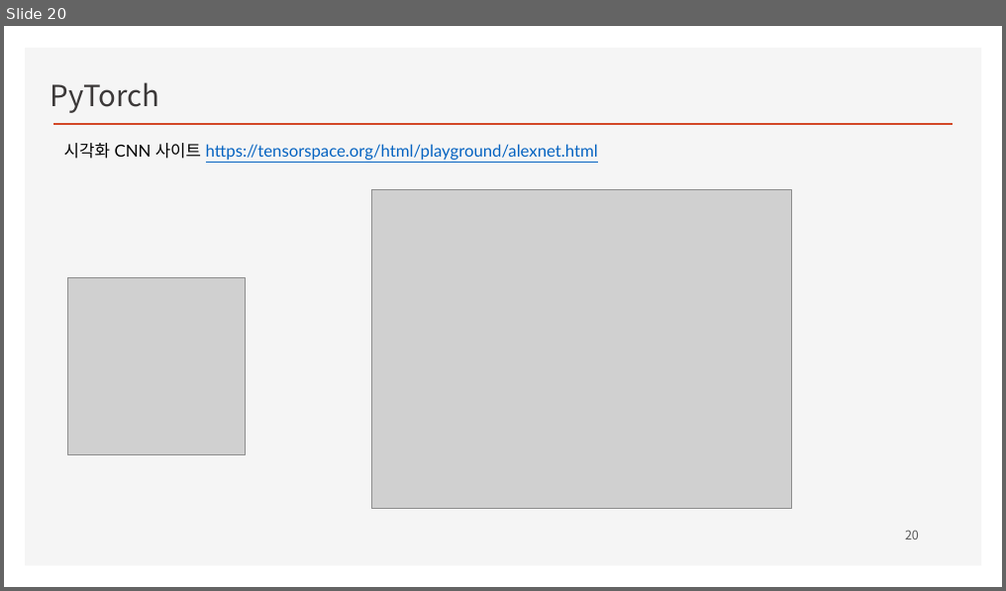
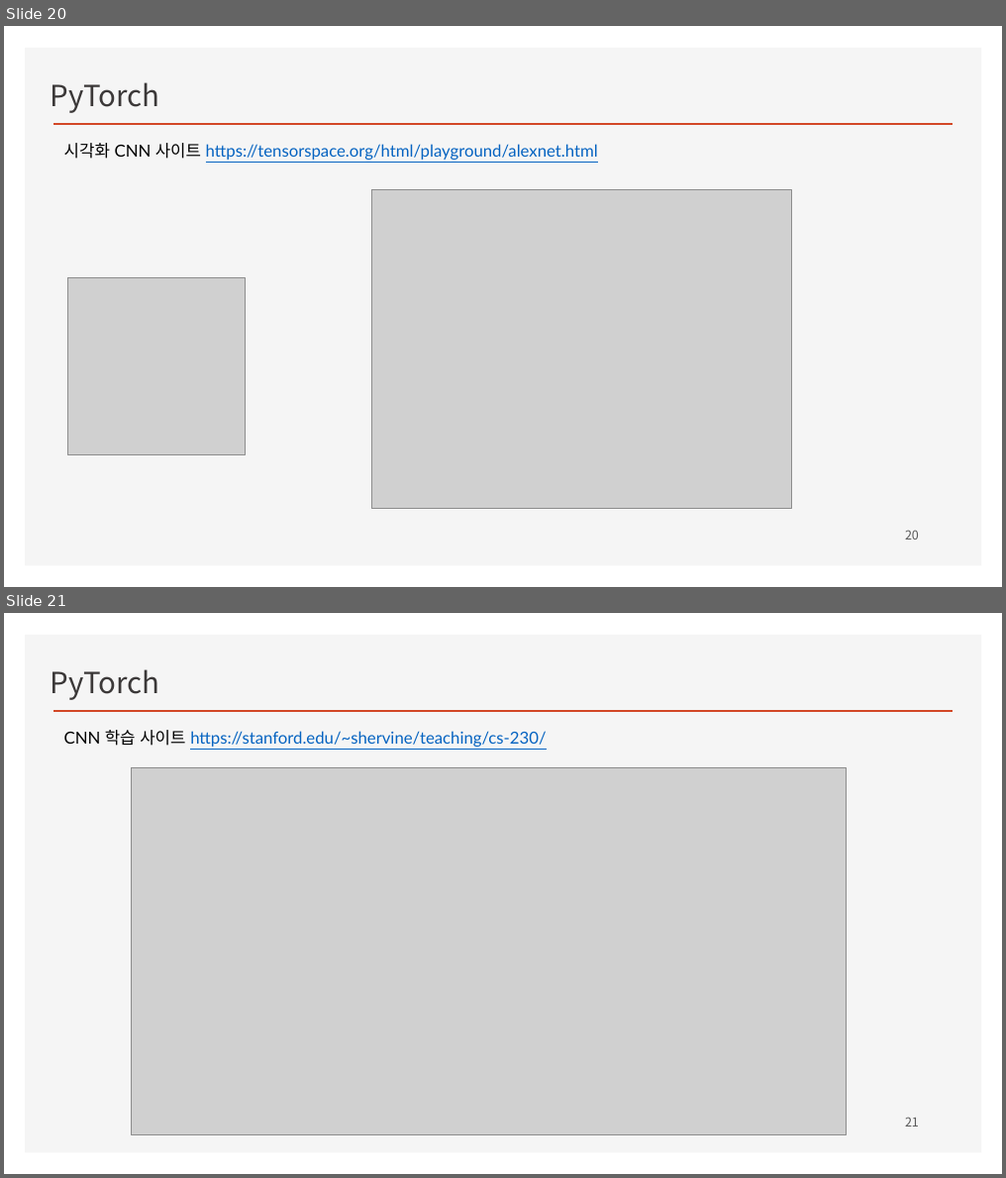
Before and after one commit to ancestor9/2026_Fall_Deep-Learning-with-Python, a slide deck: CNN/CNN.pptx. Shown one above the other, each under a label of ours: slide 20 before the commit, slides 20 and 21 after it. The pictures are 1006x591 and 1006x1178 pixels, drawn with LibreOffice and Linux fonts; fonts in the diff are those of the drawing; grey boxes stand for pictures; background and template pictures are left out. Boxes give left, top, right and bottom in pixels: in the first picture for what was removed or moved away, otherwise in the second. Text is boxed around its words. In the diff, an @@ line names an element or a change of style, - is before the commit and + after.

```diff
--- a/CNN/CNN.pptx
+++ b/CNN/CNN.pptx
@@ slide 21 added at box(4, 613, 1002, 1174), background #FFFFFF; not listed: 2 template elements that a slide beside it also shows @@
@@ text added at box(51, 669, 159, 700), 28 pt, text #3B3838 @@
+PyTorch
@@ text added at box(64, 730, 546, 747), 16 pt, text #0563C1, underline @@
+CNN 학습 사이트 https://stanford.edu/~shervine/teaching/cs-230/
@@ picture added at box(132, 767, 846, 1135) @@
@@ page number added at box(905, 1117, 919, 1127), 12 pt, text #595959 @@
+21
```
